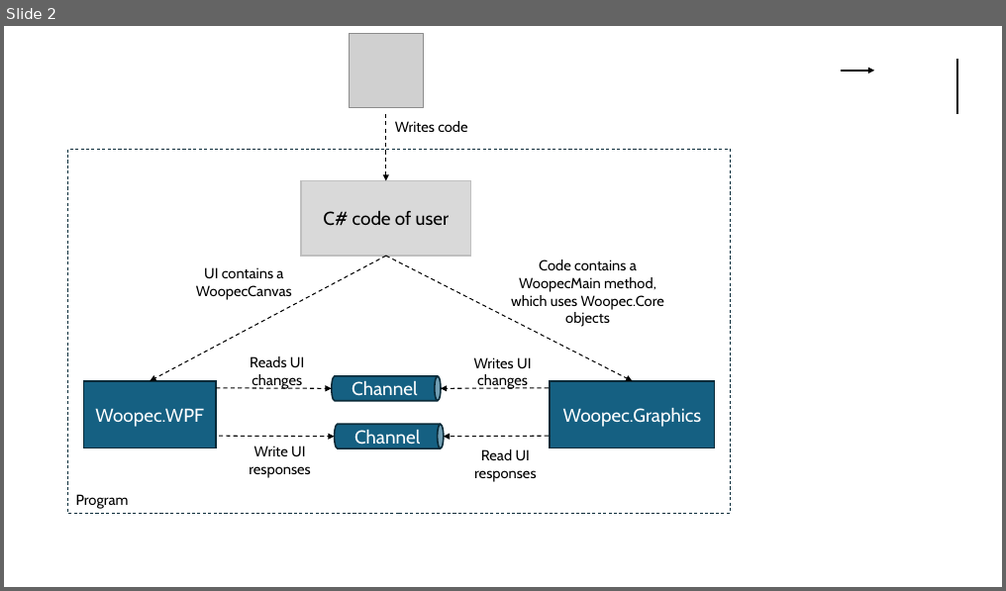
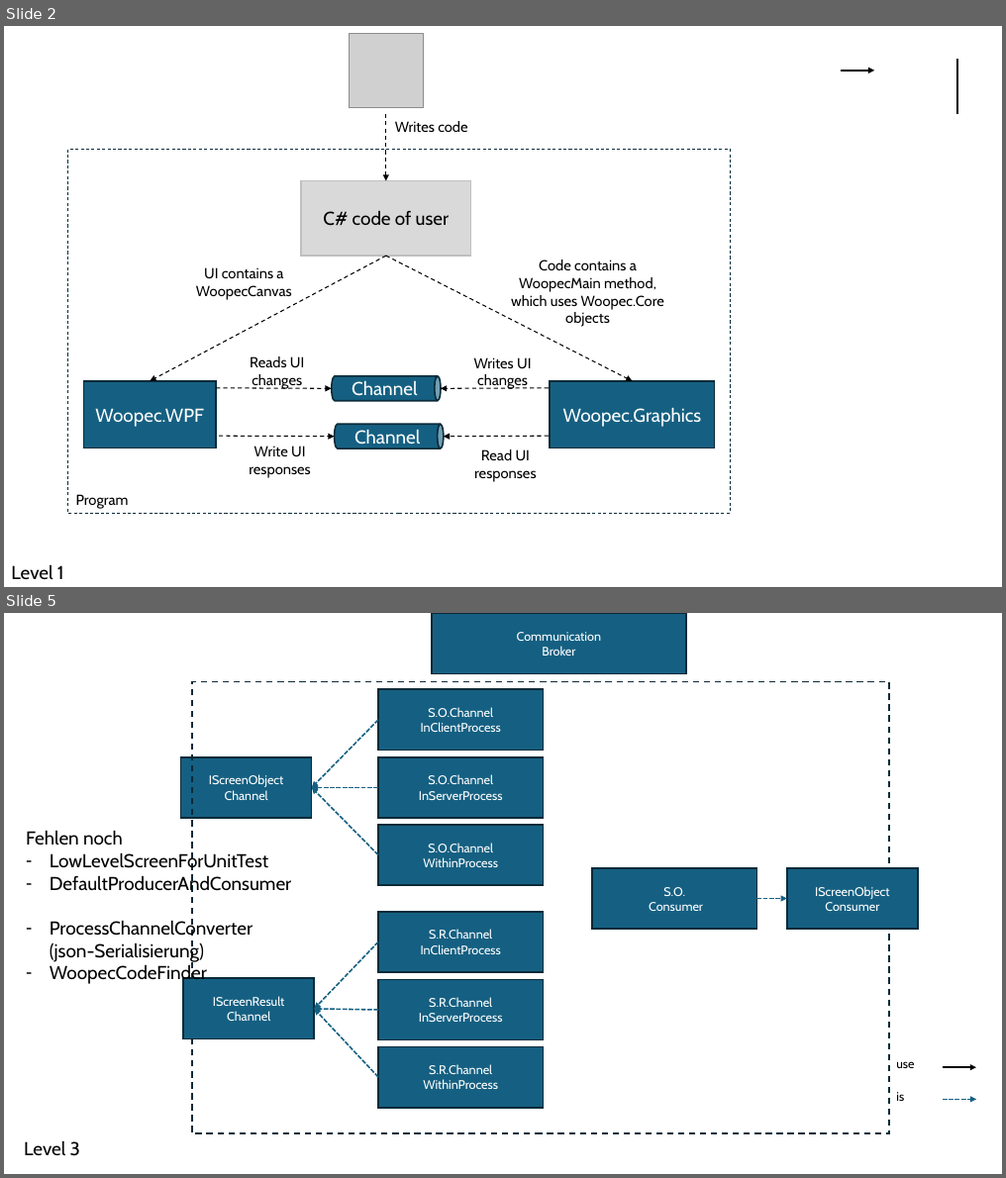
Before and after one commit to FrankFK/WoopecGraphics, a slide deck: InternalDocumentation/Architecture.Pictures.pptx. Shown one above the other, each under a label of ours: slide 2 before the commit, slides 2 and 5 after it; the slides between them are not shown. The pictures are 1006x591 and 1006x1178 pixels, drawn with LibreOffice and Linux fonts; fonts in the diff are those of the drawing; grey boxes stand for pictures. Boxes give left, top, right and bottom in pixels: in the first picture for what was removed or moved away, otherwise in the second. Text is boxed around its words. In the diff, an @@ line names an element or a change of style, - is before the commit and + after.

Commit message:
chore: current architecture of level 3

```diff
--- a/InternalDocumentation/Architecture.Pictures.pptx
+++ b/InternalDocumentation/Architecture.Pictures.pptx
@@ slide 5 added at bbox=[4, 613, 1002, 1174], background #FFFFFF @@
@@ rectangle added at bbox=[433, 613, 687, 673], fill #156082, outline #092A39 1.5 pt, 12 pt, text #FFFFFF @@
+Communication
+Broker
@@ rectangle added at bbox=[193, 682, 890, 1134], outline #092A39 1.5 pt dashed @@
@@ rectangle added at bbox=[378, 689, 543, 750], fill #156082, outline #092A39 1.5 pt, 12 pt, text #FFFFFF @@
+S.O.Channel
+InClientProcess
@@ arrow added from (378, 720) to (312, 787), #156082 1.5 pt dashed @@
@@ rectangle added at bbox=[180, 758, 312, 818], fill #156082, outline #092A39 1.5 pt, 12 pt, text #FFFFFF @@
+IScreenObject
+Channel
@@ rectangle added at bbox=[378, 758, 543, 818], fill #156082, outline #092A39 1.5 pt, 12 pt, text #FFFFFF @@
+S.O.Channel
+InServerProcess
@@ arrow added from (378, 787) to (312, 787), #156082 1.5 pt dashed @@
@@ arrow added from (378, 855) to (312, 787), #156082 1.5 pt dashed @@
@@ text added at bbox=[26, 830, 291, 985], 18 pt, text #000000 @@
+Fehlen noch
+– LowLevelScreenForUnitTest
+– DefaultProducerAndConsumer
+– ProcessChannelConverter
+  (json-Serialisierung)
+– WoopecCodeFinder
@@ rectangle added at bbox=[378, 825, 543, 885], fill #156082, outline #092A39 1.5 pt, 12 pt, text #FFFFFF @@
+S.O.Channel
+WithinProcess
@@ rectangle added at bbox=[592, 868, 757, 929], fill #156082, outline #092A39 1.5 pt, 12 pt, text #FFFFFF @@
+S.O.
+Consumer
@@ rectangle added at bbox=[787, 868, 918, 929], fill #156082, outline #092A39 1.5 pt, 12 pt, text #FFFFFF @@
+IScreenObject
+Consumer
@@ arrow added from (757, 899) to (787, 899), #156082 1.5 pt dashed @@
@@ rectangle added at bbox=[378, 912, 543, 972], fill #156082, outline #092A39 1.5 pt, 12 pt, text #FFFFFF @@
+S.R.Channel
+InClientProcess
@@ arrow added from (378, 943) to (314, 1009), #156082 1.5 pt dashed @@
@@ rectangle added at bbox=[183, 978, 315, 1039], fill #156082, outline #092A39 1.5 pt, 12 pt, text #FFFFFF @@
+IScreenResult
+Channel
@@ rectangle added at bbox=[378, 980, 543, 1041], fill #156082, outline #092A39 1.5 pt, 12 pt, text #FFFFFF @@
+S.R.Channel
+InServerProcess
@@ arrow added from (378, 1010) to (314, 1009), #156082 1.5 pt dashed @@
@@ arrow added from (378, 1077) to (314, 1009), #156082 1.5 pt dashed @@
@@ rectangle added at bbox=[378, 1048, 543, 1108], fill #156082, outline #092A39 1.5 pt, 12 pt, text #FFFFFF @@
+S.R.Channel
+WithinProcess
@@ text added at bbox=[896, 1061, 914, 1068], 12 pt, text #000000 @@
+use
@@ arrow added from (943, 1067) to (976, 1067), #000000 1.5 pt @@
@@ text added at bbox=[896, 1092, 904, 1101], 12 pt, text #000000 @@
+is
@@ arrow added from (943, 1100) to (976, 1100), #156082 1.5 pt dashed @@
@@ text added at bbox=[24, 1141, 80, 1157], 18 pt, text #000000 @@
+Level 3
@@ slide 2 changed as well @@
@@ text added at bbox=[11, 566, 64, 580], 18 pt, text #000000 @@
+Level 1
```
Also in this commit, not shown: 1 other slide changed, 3 other slides added.
